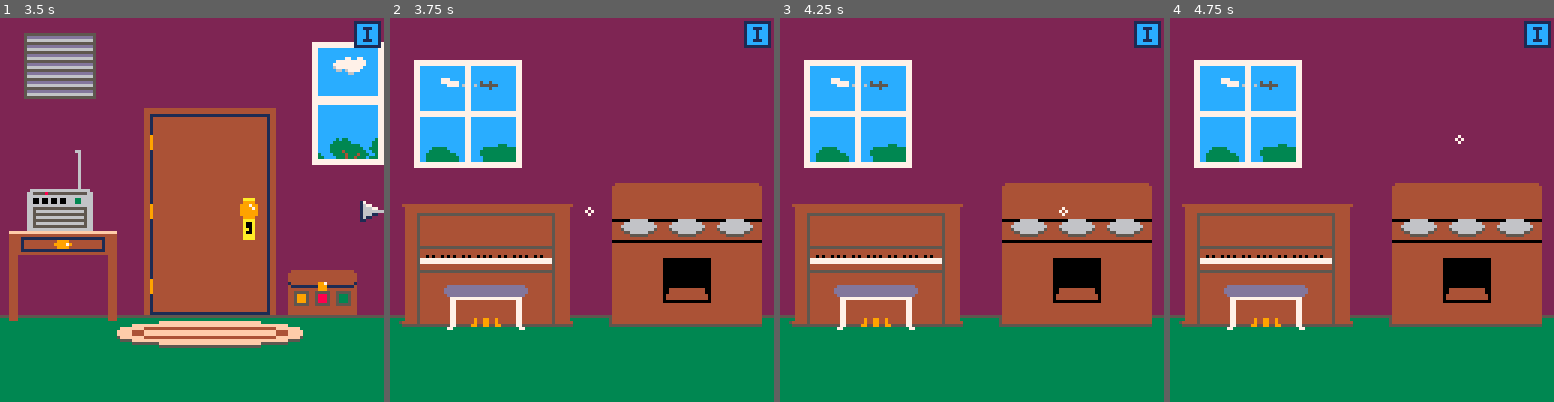
Above: before the commit, frames 1-4 (left to right).
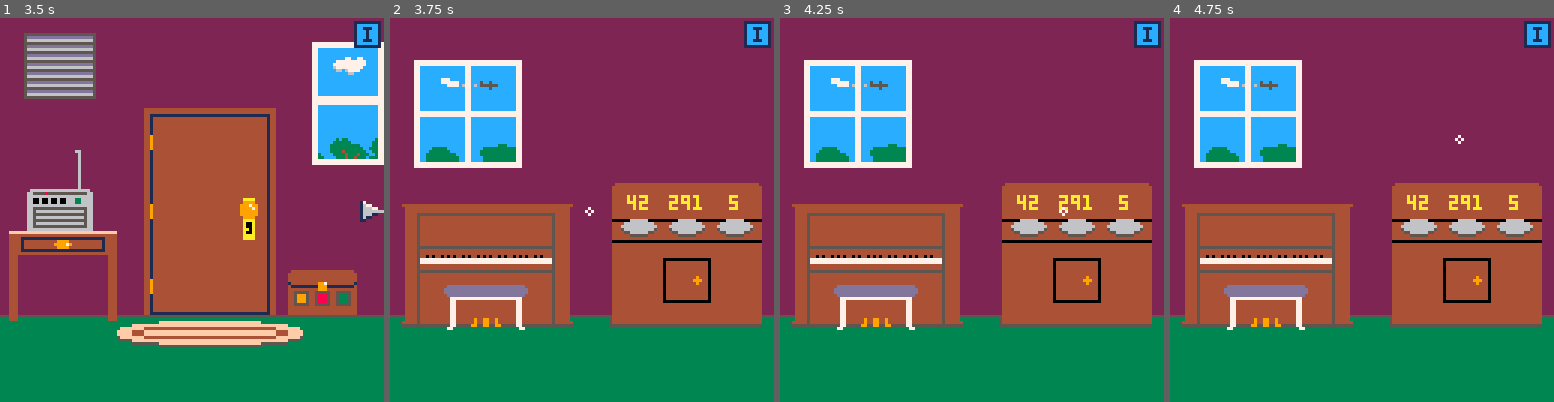
Above: after the commit, the same moments.

Repository: LuosRestil/pico8
Game: PICO-8 cartridge escape/escape.p8
The game is run twice, just before and just after one commit, with the same random seed, the same clock (stepped at 60 frames per second) and the same inputs.
Inputs:
- Up to frame 1 (3.5 s): tap X (X key) at 0.33, 0.7, 1.43, 2.58, 3.1 s; tap O (Z key) at 1.07, 1.8, 2.43, 3.07 s; hold Right 2.33-3.33 s; hold Right from 3.38 s (still down)
- Up to frame 2 (3.75 s): keep holding Right; tap X (X key) at 3.62 s; tap O (Z key) at 3.7 s
- Up to frame 3 (4.25 s): tap X (X key) at 4.13 s; release Right at 4.22 s
- Up to frame 4 (4.75 s): hold Up 4.27-4.67 s; tap O (Z key) at 4.33 s; tap X (X key) at 4.65 s; hold Right from 4.72 s (still down)

Frame 1 is identical in both runs. In frame 2, 1.2% of the frame differs, in the area x 61-91%, y 46-72%; in frame 3, 1.2%; in frame 4, 1.2%.

Commit message:
escape weight box

Diff:
--- a/escape/escape.p8
+++ b/escape/escape.p8
@@ -776,6 +776,50 @@
 	}
 end
 
+targets={42,291,5}--bulb,rabbit,pencil
+slots={{},{},{}}
+weight_box_open=false
+
+function check_weights()
+	if(not weight_box_open)return
+	for i=1,3 do
+		if(slots[i]~=targets[i])return
+	end
+	get_item("binos").hide=false
+	get_item("box door").hide=true
+	--sfx open
+	weight_box_open=true
+end
+
+function drop_zone_activate(self)
+	if slots[self.idx].name~=nil then
+		if held==nil then
+			pickup(slots[self.idx])
+			slots[self.idx]={}
+		else
+			wrong_item("")
+			msg="there's already something\non that plate."
+		end
+	elseif held==nil then
+		msg="a metal plate mounted\nonto a large box with\na door on the front."
+		--sfx msg
+	else
+		slots[self.idx]=held
+		inv_rm(held.name)
+		--sfx weight box put
+	end
+	check_weights()
+end
+
+function drop_zone_draw(self)
+	local item=slots[self.idx]
+	if item.sp then
+		local osx,osy=item.osx~=nil and item.osx or 0,item.osy~=nil and item.osy or 0
+		spr(item.sp,self.x+osx+2,self.y+osy-2)
+	end
+	print(targets[self.idx],self.x+self.otxt,self.y-8,10)
+end
+
 function init_piano_rm_items()
 	local window={
 		x=9,y=14,w=35,h=36,
@@ -837,9 +881,57 @@
 			self.hide=true
 		end
 	}
+	local binos={
+		name="binos",
+		hide=true,
+		x=96,y=83,w=4,h=7,
+		act=function()
+			pickup({
+				name="binoculars",
+				weight=2023,
+				desc="look through the small end",
+			})
+			scn_rm("binos")
+		end,
+		draw=function()
+			spr(55,95,82)
+		end
+	}
+	local door={
+		name="box door",
+		x=91,y=80,w=15,h=14,
+		act=function()
+			msg="the door doesn't budge."
+		end,
+		draw=function()
+			rf(92,81,105,93,4)
+			circfill(102,87,1,9)
+		end
+	}
+	local bulbslot={
+		x=77,y=67,w=11,h=5,
+		idx=1,otxt=2,
+		act=drop_zone_activate,
+		draw=drop_zone_draw
+	}
+	local rabbitslot={
+		x=93,y=67,w=11,h=5,
+		idx=2,otxt=0,
+		act=drop_zone_activate,
+		draw=drop_zone_draw
+	}
+	local pencilslot={
+		x=109,y=67,w=11,h=5,
+		idx=3,otxt=4,
+		act=drop_zone_activate,
+		draw=drop_zone_draw
+	}
+
 	return {
 		window,piano,bench,stand,
-		stand_music
+		stand_music,binos,door,
+		bulbslot,rabbitslot,
+		pencilslot
 	}
 end
 
@@ -1014,10 +1106,10 @@
 00000000000000000000000000000000000000000000000044444444444444444444444000500500000000000000000000000000000000000000000000000000
 00000000000000000000000000000000000000000000000000000000000000000000000000000000000000000000000000000000000000000000000000000000
 00050000004444009999999900000000000000000006600007777770000000000000000000000000000000000000000000000000000000000000000000000000
-000f0000005005009777777700000000000006600006600077555577000000000000000000000000000000000000000000000000000000000000000000000000
-000a0000000550009999999700eee700000006600007700075777757000000000000000000000000000000000000000000000000000000000000000000000000
-000a000000055000944494970eeeee70000060000077770077777777000000000000000000000000000000000000000000000000000000000000000000000000
-000a000000500500999999970eeeee70000600000777777077555577000000000000000000000000000000000000000000000000000000000000000000000000
-000a00000500005094494497eeeeeeee0060000007777a7075777757000000000000000000000000000000000000000000000000000000000000000000000000
-00060000050000509999999700000000060000000777a77077777777000000000000000000000000000000000000000000000000000000000000000000000000
-000e0000005005009999999000000000000000000077770077777777000000000000000000000000000000000000000000000000000000000000000000000000
+000f0000005005009777777700000000000006600006600077555577011011000000000000000000000000000000000000000000000000000000000000000000
+000a0000000550009999999700eee700000006600007700075777757055155000000000000000000000000000000000000000000000000000000000000000000
+000a000000055000944494970eeeee70000060000077770077777777055155000000000000000000000000000000000000000000000000000000000000000000
+000a000000500500999999970eeeee70000600000777777077555577055155000000000000000000000000000000000000000000000000000000000000000000
+000a00000500005094494497eeeeeeee0060000007777a7075777757055055000000000000000000000000000000000000000000000000000000000000000000
+00060000050000509999999700000000060000000777a77077777777055055000000000000000000000000000000000000000000000000000000000000000000
+000e0000005005009999999000000000000000000077770077777777066066000000000000000000000000000000000000000000000000000000000000000000
